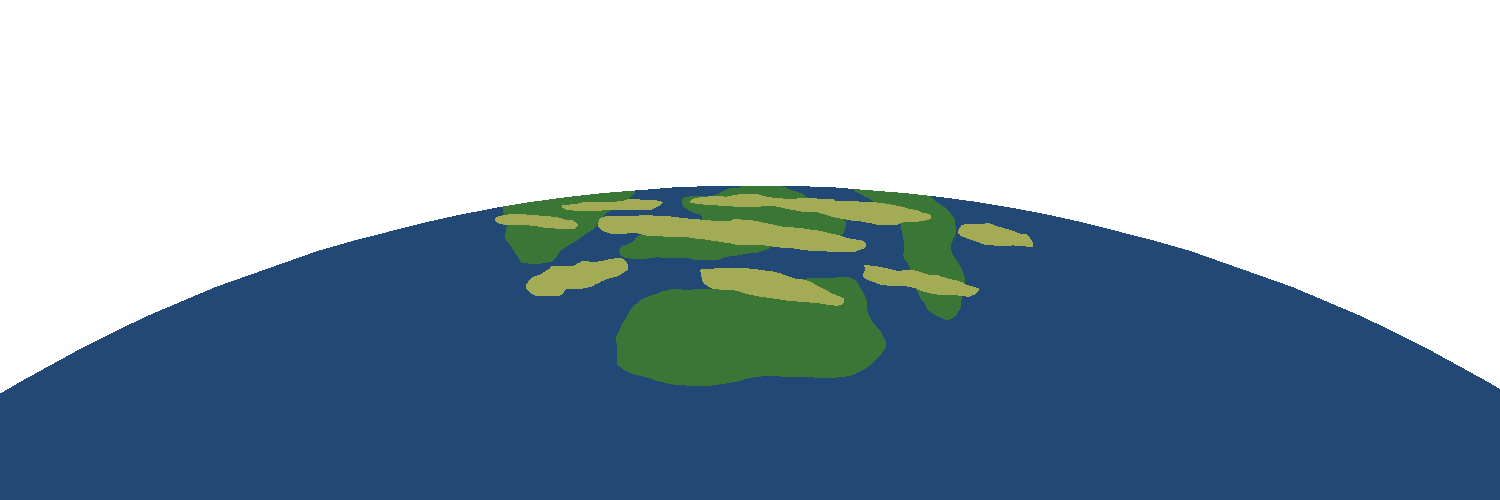
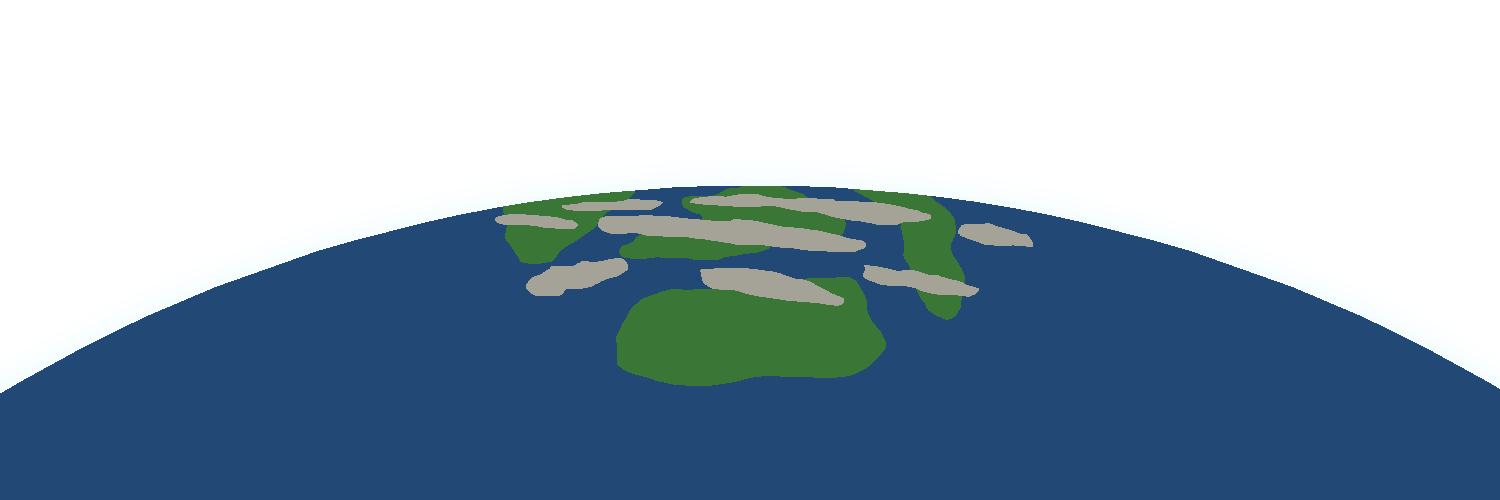
Two versions of the same layered image (1500x500). Layer-by-layer changes:
painted on "Layer 3" over left=0, top=166, right=1500, bottom=393
showed "Copy of Layer 3", painted on it over left=0, top=166, right=1500, bottom=393
